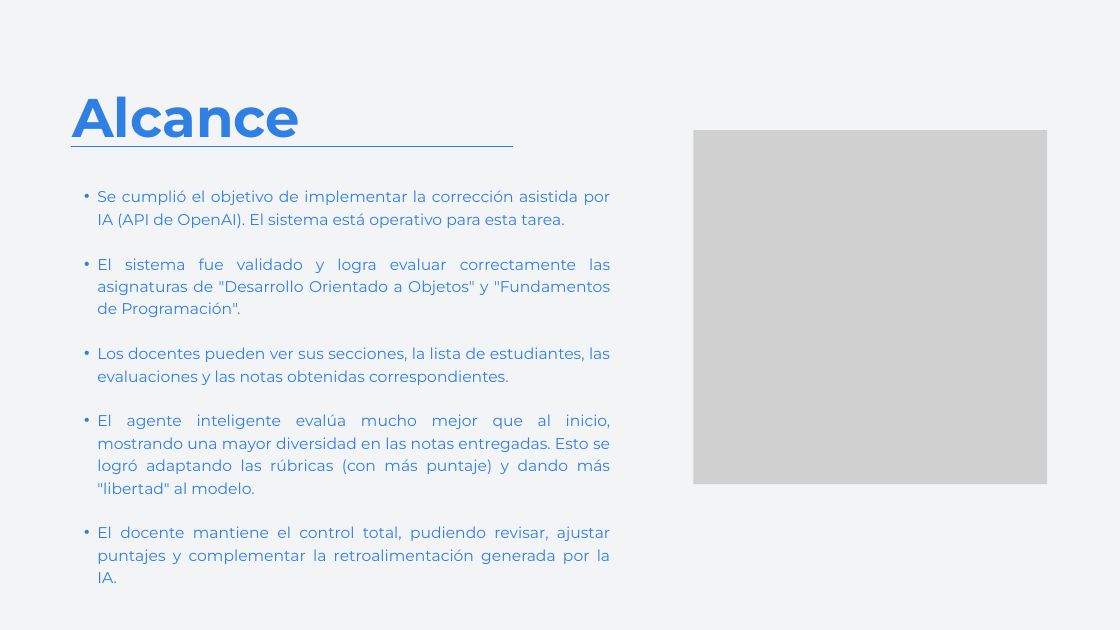
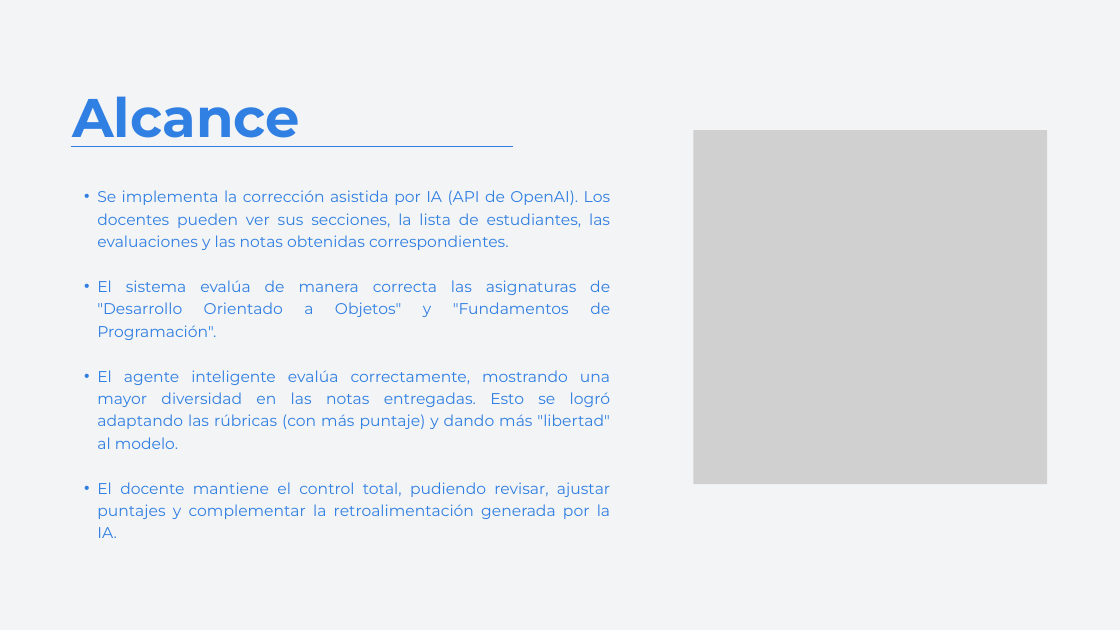
Before and after one commit to Wachitugo/Capstone, a slide deck: slide 8 of Fase 3/Presentación final.pptx. Drawn at 1120x630 pixels with LibreOffice and Linux fonts; fonts in the diff are those of the drawing; grey boxes stand for pictures. Boxes give left, top, right and bottom in pixels: in the first picture for what was removed or moved away, otherwise in the second. Text is boxed around its words. In the diff, an @@ line names an element or a change of style, - is before the commit and + after.

```diff
--- a/Fase 3/Presentación final.pptx
+++ b/Fase 3/Presentación final.pptx
@@ text at (97, 190, 610, 449): text changed @@
-  • Se cumplió el objetivo de implementar la corrección asistida por IA (API de OpenAI). El sistema está operativo para esta tarea.
-  • El sistema fue validado y logra evaluar correctamente las asignaturas de "Desarrollo Orientado a Objetos" y "Fundamentos de Programación".
-  • Los docentes pueden ver sus secciones, la lista de estudiantes, las evaluaciones y las notas obtenidas correspondientes.
-  • El agente inteligente evalúa mucho mejor que al inicio, mostrando una mayor diversidad en las notas entregadas. Esto se logró adaptando las rúbricas (con más puntaje) y dando más "libertad" al modelo.
+  • Se implementa la corrección asistida por IA (API de OpenAI). Los docentes pueden ver sus secciones, la lista de estudiantes, las evaluaciones y las notas obtenidas correspondientes.
+  • El sistema evalúa de manera correcta las asignaturas de "Desarrollo Orientado a Objetos" y "Fundamentos de Programación".
+  • El agente inteligente evalúa correctamente, mostrando una mayor diversidad en las notas entregadas. Esto se logró adaptando las rúbricas (con más puntaje) y dando más "libertad" al modelo.
```
Also in this commit, not shown: 8 other slides changed, 2 slides added, 1 other file.
